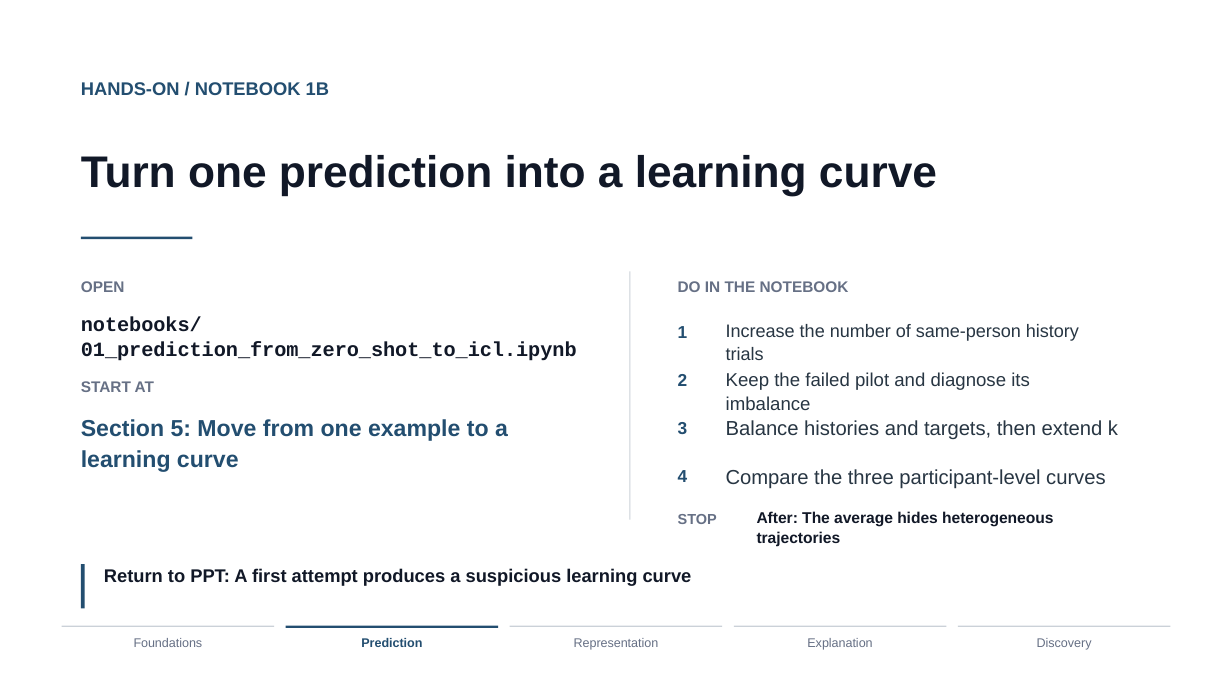
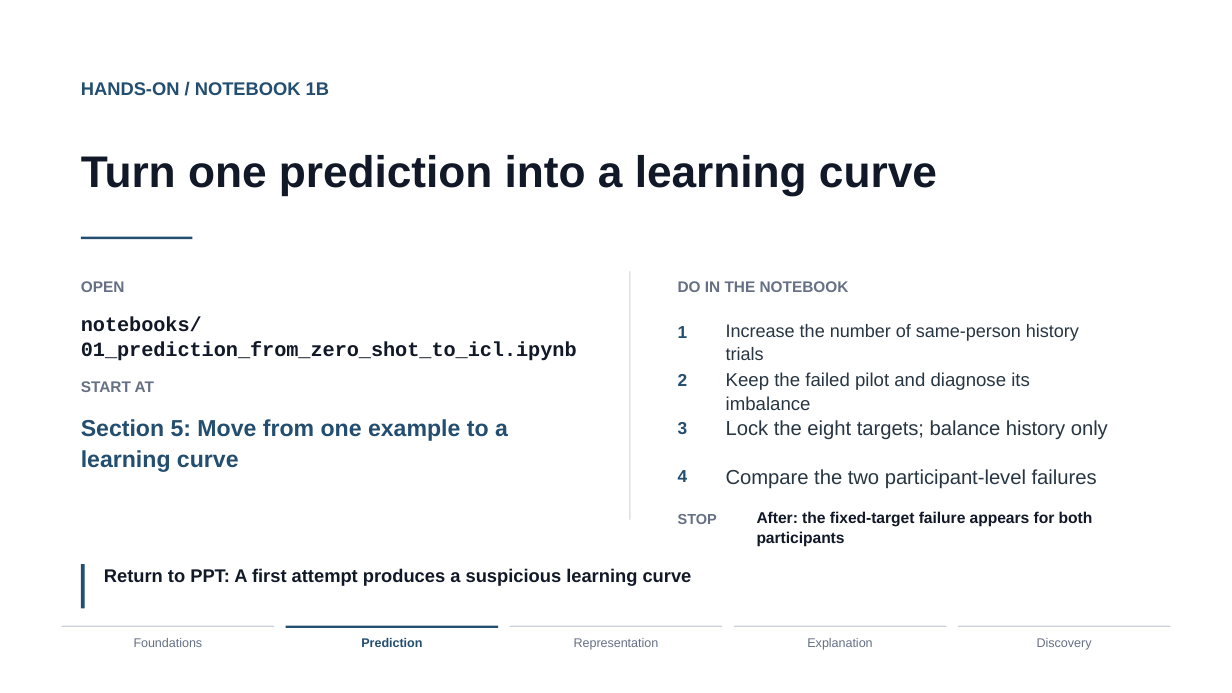
Before and after one commit to xhb120633/LLM_human_decisions, a slide deck: slide 31 of slides/llm_human_decisions_tutorial.pptx. Drawn at 1232x693 pixels with LibreOffice and Linux fonts; fonts in the diff are those of the drawing. Boxes give left, top, right and bottom in pixels: in the first picture for what was removed or moved away, otherwise in the second. Text is boxed around its words. In the diff, an @@ line names an element or a change of style, - is before the commit and + after.

Commit message:
Fix evaluation set in history-balance experiment

```diff
--- a/slides/llm_human_decisions_tutorial.pptx
+++ b/slides/llm_human_decisions_tutorial.pptx
@@ text at bbox=[726, 420, 1108, 439]: text changed @@
-Balance histories and targets, then extend k
+Lock the eight targets; balance history only
@@ text at bbox=[726, 469, 1097, 489]: text changed @@
-Compare the three participant-level curves
+Compare the two participant-level failures
@@ text at bbox=[757, 511, 1093, 546]: text changed @@
-After: The average hides heterogeneous trajectories
+After: the fixed-target failure appears for both participants
```
Also in this commit, not shown: 2 other slides changed, 9 other files.
